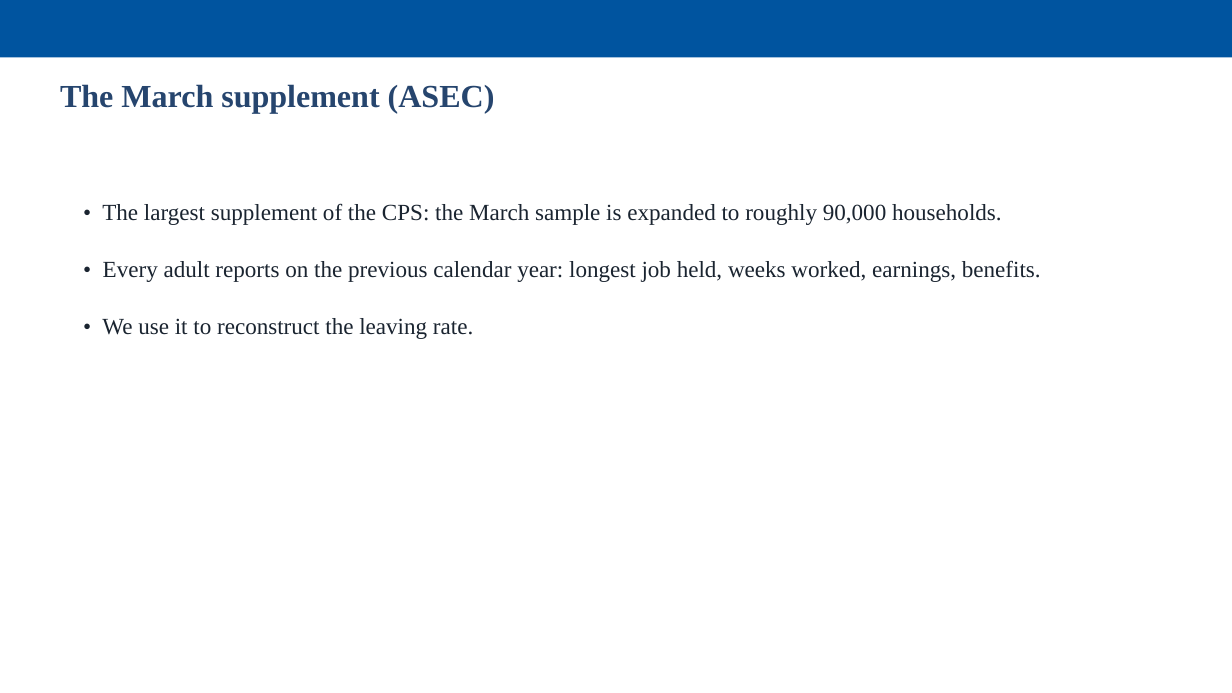
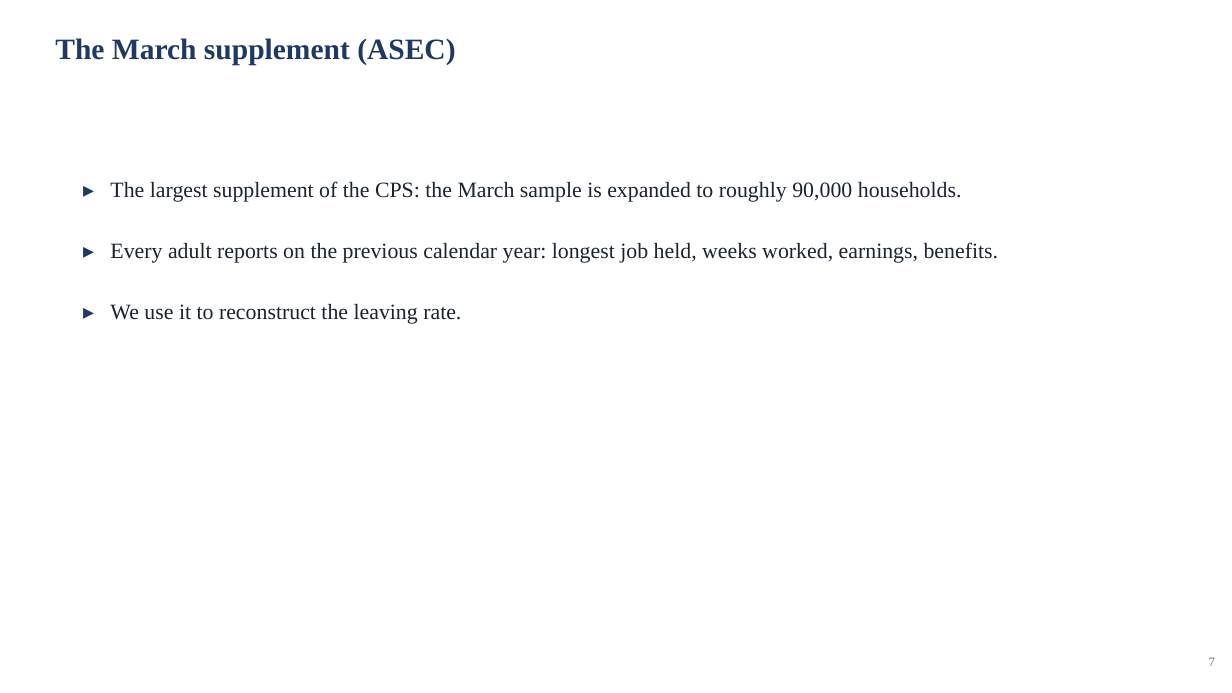
Before and after one commit to jedr1-ship-it/Alternative-Pathways----Quant, a slide deck: slide 7 of report/data_cluster/Proyect_US_cluster.pptx. Drawn at 1232x693 pixels with LibreOffice and Linux fonts; fonts in the diff are those of the drawing. Boxes give left, top, right and bottom in pixels: in the first picture for what was removed or moved away, otherwise in the second. Text is boxed around its words. In the diff, an @@ line names an element or a change of style, - is before the commit and + after.

```diff
--- a/report/data_cluster/Proyect_US_cluster.pptx
+++ b/report/data_cluster/Proyect_US_cluster.pptx
@@ rectangle removed at box(0, 0, 1232, 57) @@
@@ text "The March supplement (ASEC)": place and size @@
-text "The March supplement (ASEC)" at box(60, 84, 495, 114)
+text "The March supplement (ASEC)" at box(55, 38, 455, 65)
@@ text "The March supplement (ASEC)" at box(55, 38, 455, 65): size 25 to 23 pt, text colour #26456E to #1F3864 @@
@@ text at box(110, 181, 999, 324): text changed; size 18 to 17 pt @@
-• The largest supplement of the CPS: the March sample is expanded to roughly 90,000 households.
-• Every adult reports on the previous calendar year: longest job held, weeks worked, earnings, benefits.
-• We use it to reconstruct the leaving rate.
+▸ The largest supplement of the CPS: the March sample is expanded to roughly 90,000 households.
+▸ Every adult reports on the previous calendar year: longest job held, weeks worked, earnings, benefits.
+▸ We use it to reconstruct the leaving rate.
@@ text added at box(1209, 657, 1215, 666), 10 pt, text #6B7480 @@
+7
```
Also in this commit, not shown: 36 other slides changed, 2 slides added, 1 slide removed, 7 other files.
